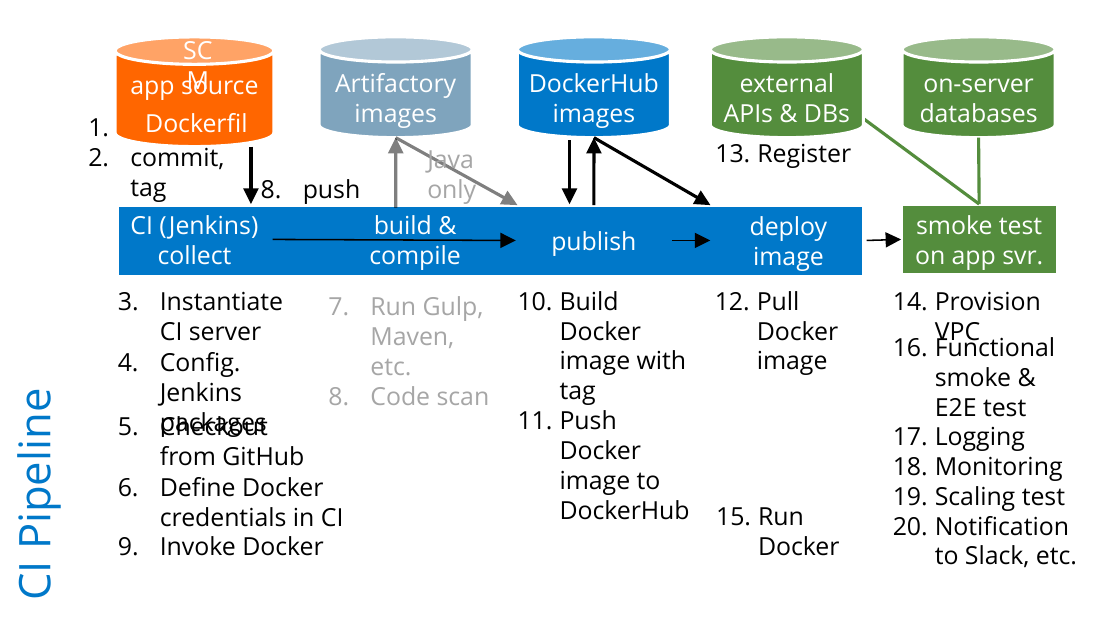
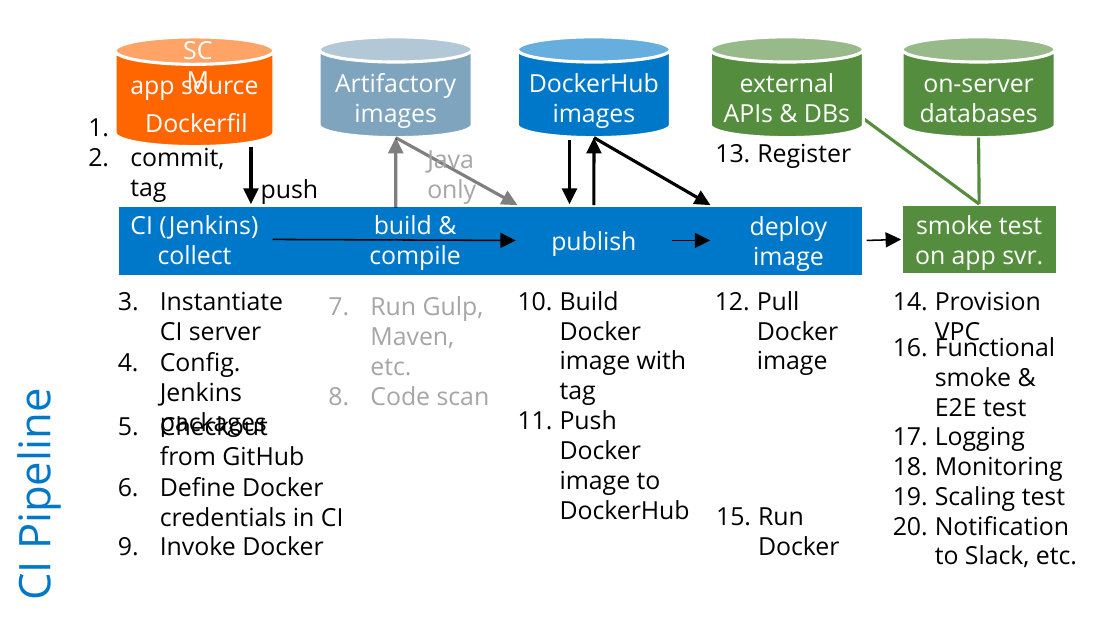
Before and after one commit to rkuma183/wilsonmar.github.io, a slide deck: slide 7 of fig/ci-pipeline-v01.pptx. Drawn at 1120x630 pixels with LibreOffice and Linux fonts; fonts in the diff are those of the drawing. Boxes give left, top, right and bottom in pixels: in the first picture for what was removed or moved away, otherwise in the second. Text is boxed around its words. In the diff, an @@ line names an element or a change of style, - is before the commit and + after.

```diff
--- a/fig/ci-pipeline-v01.pptx
+++ b/fig/ci-pipeline-v01.pptx
@@ text "push" at (261, 179, 318, 204): bullet 1. to none @@
```
Also in this commit, not shown: 6 other files.
